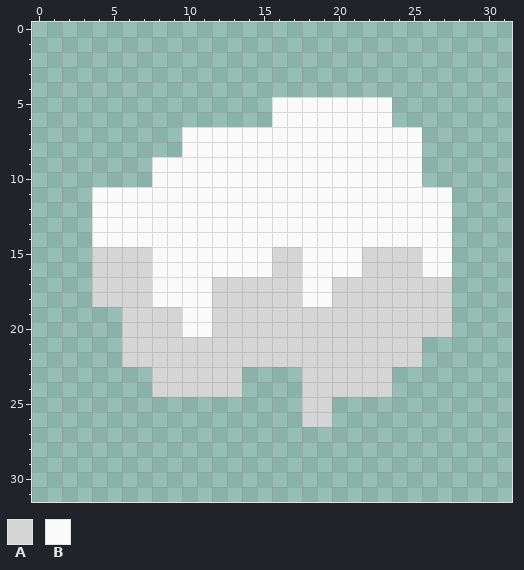
Pixel-art sprite -- src/main/resources/assets/westerosblocks/textures/particle/cascade_6.png. Above, as it was before the edit.
The file is 32x32 pixels.
Palette (. is transparent): A #d5d5d5  B #fafafa
Pixels before, first column x 4:
 5 ............BBBBBBBB....
 6 ............BBBBBBBB....
 7 ......BBBBBBBBBBBBBBBB..
 8 ......BBBBBBBBBBBBBBBB..
 9 ....BBBBBBBBBBBBBBBBBB..
10 ....BBBBBBBBBBBBBBBBBB..
11 BBBBBBBBBBBBBBBBBBBBBBBB
12 BBBBBBBBBBBBBBBBBBBBBBBB
13 BBBBBBBBBBBBBBBBBBBBBBBB
14 BBBBBBBBBBBBBBBBBBBBBBBB
15 AAAABBBBBBBBAABBBBAAAABB
16 AAAABBBBBBBBAABBBBAAAABB
17 AAAABBBBAAAAAABBAAAAAAAA
18 AAAABBBBAAAAAABBAAAAAAAA
19 ..AAAABBAAAAAAAAAAAAAAAA
20 ..AAAABBAAAAAAAAAAAAAAAA
21 ..AAAAAAAAAAAAAAAAAAAA..
22 ..AAAAAAAAAAAAAAAAAAAA..
23 ....AAAAAA....AAAAAA....
24 ....AAAAAA....AAAAAA....
25 ..............AA........
26 ..............AA........
The same view after the edit:
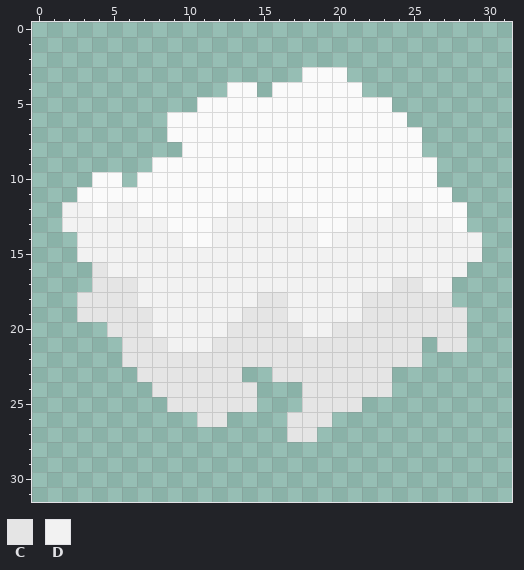
Colours new in this view: C #e5e5e5  D #f2f2f2
Edits made:
Colour B now appears in row 3 at x 18 to 20; in row 4 at x 13 to 14 and 16 to 21; in row 5 at x 11 to 15; in row 6 at x 9 to 15 and 24; in row 7 at x 9; in row 9 at x 26.
Colour B now appears in row 10 at x 4 to 5, 7 and 26; in row 11 at x 3; in rows 12 to 13 at x 28.
Colour C now appears in row 18 at x 3; in row 19 at x 3 to 5 and 28; in row 20 at x 5 and 28; in row 21 at x 27 to 28; in row 23 at x 7 and 16 to 17; in row 24 at x 14.
Colour C now appears in row 25 at x 9 to 14 and 20 to 21; in row 26 at x 11 to 12 and 17; in row 27 at x 17 to 18.
The author changed colour A to colour C in row 16 at x 4; in row 17 at x 4 to 6 and 24 to 25; in row 18 at x 4 to 6, 15 to 16 and 22 to 27; in row 19 at x 6 to 7, 14 to 16 and 22 to 27; in row 20 at x 6 to 7, 13 to 17 and 20 to 27; in row 21 at x 6 to 8 and 12 to 25.
The author changed colour A to colour C in row 22 at x 6 to 25; in rows 23 to 24 at x 8 to 13 and 18 to 23; in rows 25 to 26 at x 18 to 19.
Colour D now appears in rows 12 to 13 at x 2 to 3; in rows 14 to 15 at x 3 and 28 to 29; in row 16 at x 28.
The author changed colour A to colour D in row 15 at x 4 to 7, 16 to 17 and 22 to 25; in row 16 at x 5 to 7, 16 to 17 and 22 to 25; in row 17 at x 7, 12 to 17, 20 to 23 and 26 to 27; in row 18 at x 7, 12 to 14, 17 and 20 to 21; in row 19 at x 8 to 9, 12 to 13 and 17 to 21; in row 20 at x 8 to 9, 12 and 18 to 19.
The author changed colour A to colour D in row 21 at x 9 to 11.
The author changed colour B to colour D in row 12 at x 5 to 6, 13 to 16 and 24 to 25; in row 13 at x 4 to 8, 12 to 18 and 21 to 27; in row 14 at x 4 to 9, 12 to 18 and 20 to 27; in rows 15 to 16 at x 8 to 15, 18 to 21 and 26 to 27; in rows 17 to 18 at x 8 to 11 and 18 to 19; in rows 19 to 20 at x 10 to 11.
Where, in picture pixels (left, top, right, bottom), the same in both pictures:
changed: (62, 67, 482, 442)
